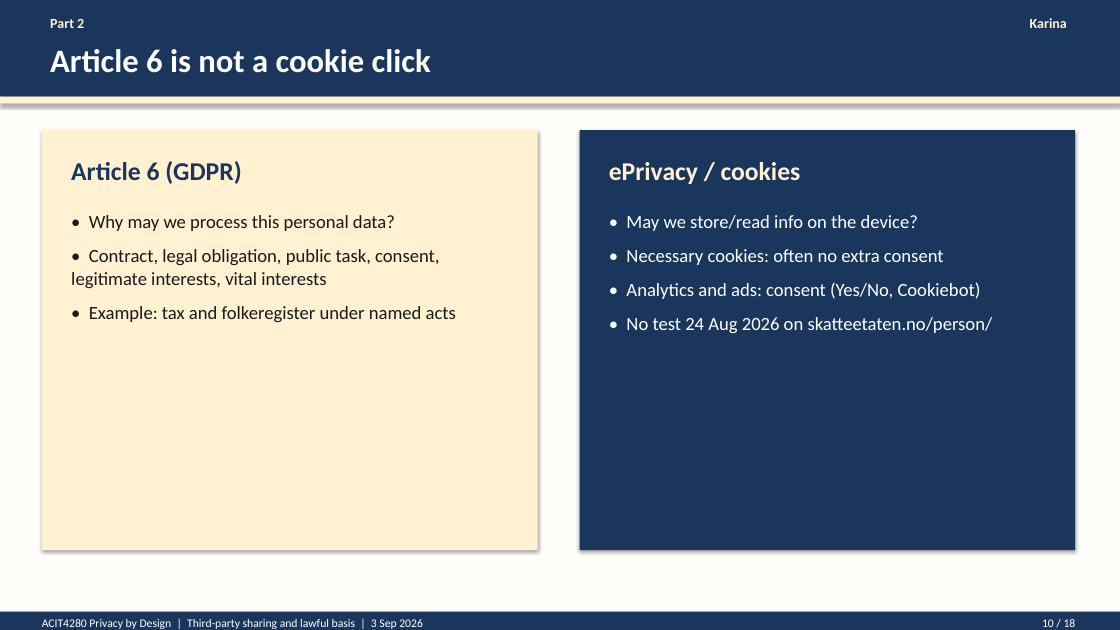
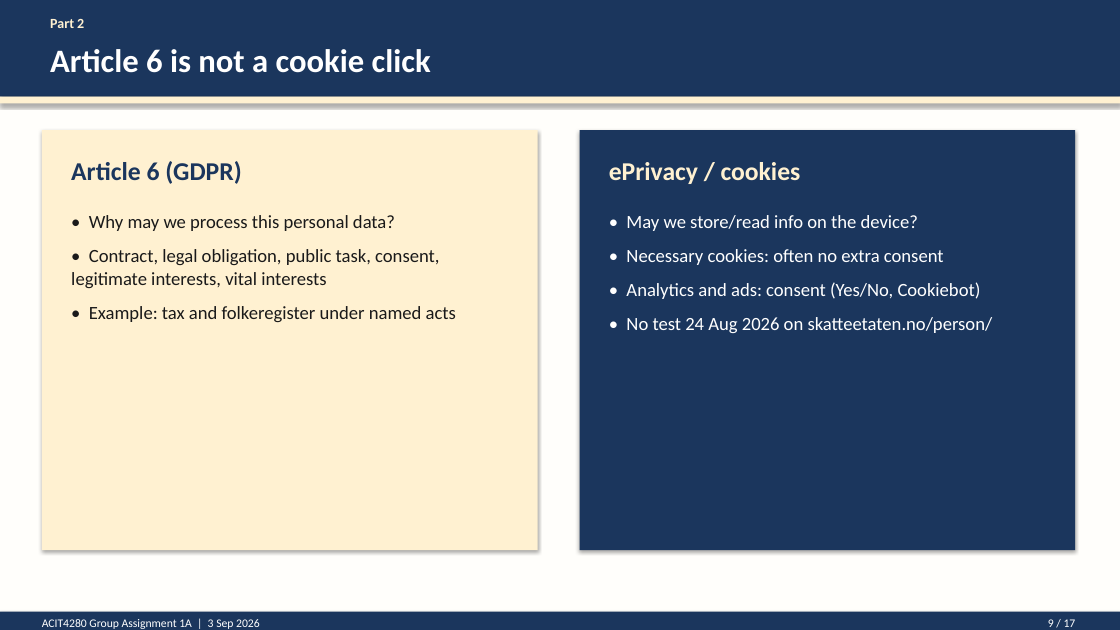
Before and after one commit to kasa031/Bacheloroppgave, a slide deck: slide 9 of ACIT4280_1A_presentation.pptx (slide 10 before the commit). Drawn at 1120x630 pixels with LibreOffice and Linux fonts; fonts in the diff are those of the drawing. Boxes give left, top, right and bottom in pixels: in the first picture for what was removed or moved away, otherwise in the second. Text is boxed around its words. In the diff, an @@ line names an element or a change of style, - is before the commit and + after.

```diff
--- a/ACIT4280_1A_presentation.pptx
+++ b/ACIT4280_1A_presentation.pptx
@@ text removed at bbox=[1030, 18, 1067, 28] @@
-Karina
@@ text at bbox=[42, 619, 260, 629]: text changed @@
-ACIT4280 Privacy by Design | Third-party sharing and lawful basis | 3 Sep 2026
+ACIT4280 Group Assignment 1A | 3 Sep 2026
@@ text at bbox=[1048, 619, 1076, 627]: text changed @@
-10 / 18
+9 / 17
```
Also in this commit, not shown: 16 other slides changed, 1 slide removed, 4 other files.
